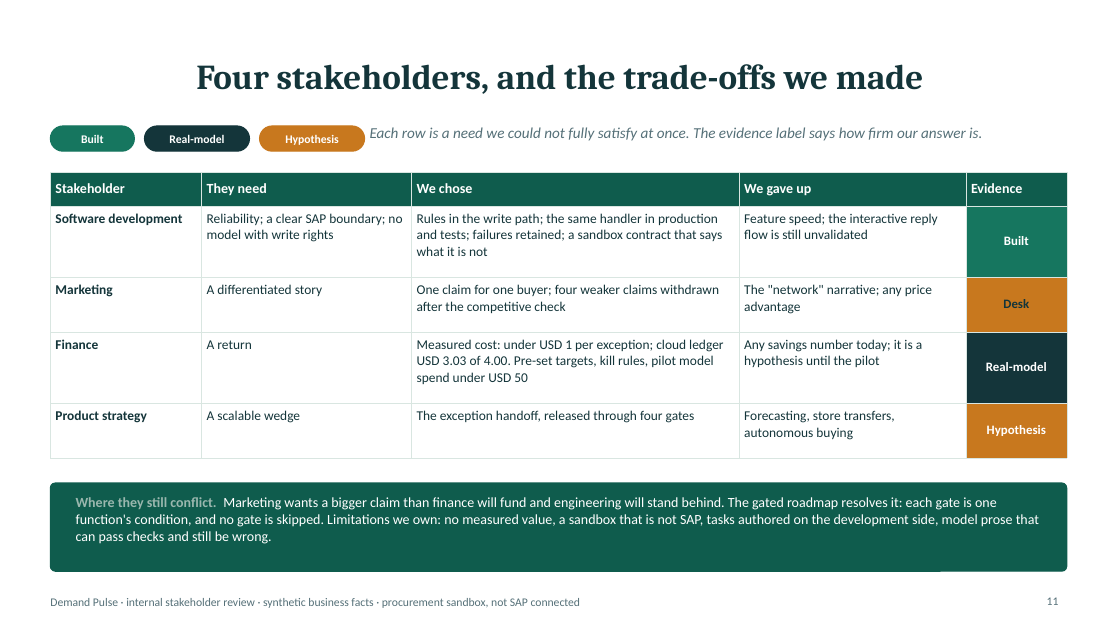
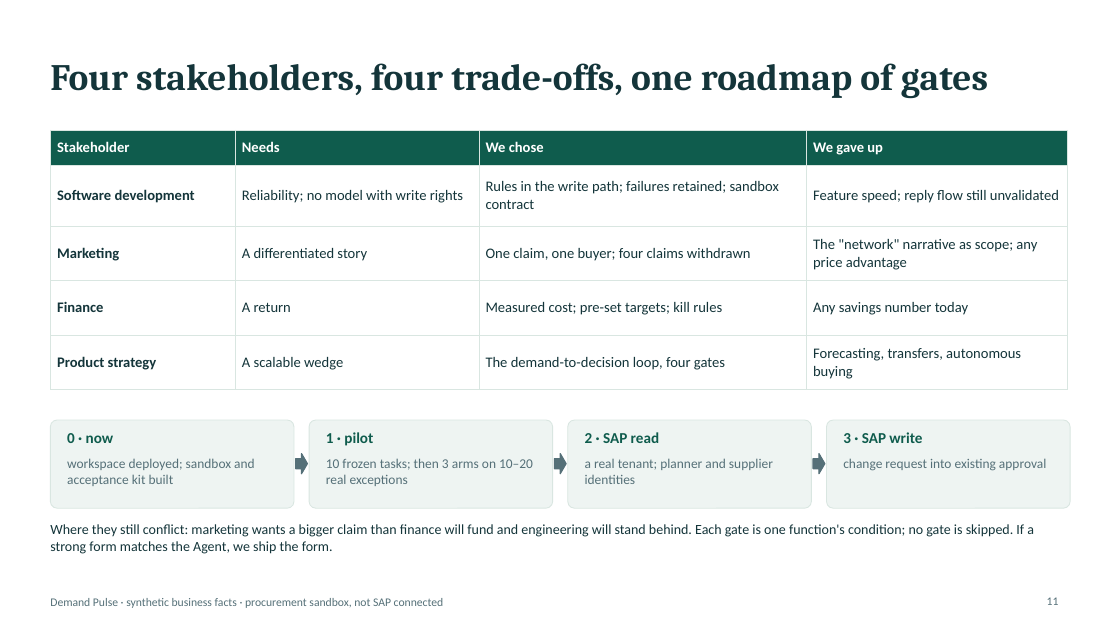
Before and after one commit to logisticPM/sap, a slide deck: slide 11 of presentations/SAP_Demand_Pulse_Business_Case_Deck.pptx. Drawn at 1120x630 pixels with LibreOffice and Linux fonts; fonts in the diff are those of the drawing. Boxes give left, top, right and bottom in pixels: in the first picture for what was removed or moved away, otherwise in the second. Text is boxed around its words. In the diff, an @@ line names an element or a change of style, - is before the commit and + after.

```diff
--- a/presentations/SAP_Demand_Pulse_Business_Case_Deck.pptx
+++ b/presentations/SAP_Demand_Pulse_Business_Case_Deck.pptx
@@ title at bbox=[50, 63, 988, 99]: text changed; size 30 to 32 pt @@
-Four stakeholders, and the trade-offs we made
+Four stakeholders, four trade-offs, one roadmap of gates
@@ table at bbox=[50, 130, 1067, 383] @@
-column 2: They need | Reliability; a clear SAP boundary; no model with write rights | A differentiated story | A return | A scalable wedge
-column 3: We chose | Rules in the write path; the same handler in production and tests; failures retained; a sandbox contract that says what it is not | One claim for one buyer; four weaker claims withdrawn after the competitive check | Measured cost: under USD 1 per exception; cloud ledger USD 3.03 of 4.00. Pre-set targets, kill rules, pilot model spend under USD 50 | The exception handoff, released through four gates
-column 4: We gave up | Feature speed; the interactive reply flow is still unvalidated | The "network" narrative; any price advantage | Any savings number today; it is a hypothesis until the pilot | Forecasting, store transfers, autonomous buying
-column 5: Evidence | Built | Desk | Real-model | Hypothesis
+column 2: Needs | Reliability; no model with write rights | A differentiated story | A return | A scalable wedge
+column 3: We chose | Rules in the write path; failures retained; sandbox contract | One claim, one buyer; four claims withdrawn | Measured cost; pre-set targets; kill rules | The demand-to-decision loop, four gates
+column 4: We gave up | Feature speed; reply flow still unvalidated | The "network" narrative as scope; any price advantage | Any savings number today | Forecasting, transfers, autonomous buying
@@ table: place and size @@
-table at bbox=[50, 172, 1067, 444]
+table at bbox=[50, 130, 1067, 383]
@@ rounded rectangle removed at bbox=[50, 126, 134, 151] @@
@@ text removed at bbox=[81, 135, 104, 143] @@
-Built
@@ rounded rectangle removed at bbox=[145, 126, 250, 151] @@
@@ text removed at bbox=[169, 134, 224, 143] @@
-Real-model
@@ rounded rectangle removed at bbox=[260, 126, 365, 151] @@
@@ text removed at bbox=[285, 135, 339, 145] @@
-Hypothesis
@@ text removed at bbox=[370, 127, 982, 141] @@
-Each row is a need we could not fully satisfy at once. The evidence label says how firm our answer is.
@@ rounded rectangle added at bbox=[50, 420, 294, 508], fill #EEF4F2, outline #D9E6E1 0.75 pt @@
@@ text added at bbox=[67, 433, 114, 443], 13 pt, text #0F5C4D, bold @@
+0 · now
@@ rounded rectangle added at bbox=[309, 420, 553, 508], fill #EEF4F2, outline #D9E6E1 0.75 pt @@
@@ text added at bbox=[326, 432, 373, 446], 13 pt, text #0F5C4D, bold @@
+1 · pilot
@@ rounded rectangle added at bbox=[568, 420, 812, 508], fill #EEF4F2, outline #D9E6E1 0.75 pt @@
@@ text added at bbox=[585, 432, 659, 443], 13 pt, text #0F5C4D, bold @@
+2 · SAP read
@@ rounded rectangle added at bbox=[827, 420, 1070, 508], fill #EEF4F2, outline #D9E6E1 0.75 pt @@
@@ text added at bbox=[843, 432, 922, 443], 13 pt, text #0F5C4D, bold @@
+3 · SAP write
@@ text added at bbox=[67, 458, 255, 486], 11.5 pt, text #557078 @@
+workspace deployed; sandbox and acceptance kit built
@@ right arrow added at bbox=[296, 454, 308, 474], fill #557078, outline #557078 1 pt @@
@@ text added at bbox=[326, 458, 533, 486], 11.5 pt, text #557078 @@
+10 frozen tasks; then 3 arms on 10–20 real exceptions
@@ right arrow added at bbox=[555, 454, 566, 474], fill #557078, outline #557078 1 pt @@
@@ text added at bbox=[585, 458, 773, 484], 11.5 pt, text #557078 @@
+a real tenant; planner and supplier identities
@@ right arrow added at bbox=[813, 454, 825, 474], fill #557078, outline #557078 1 pt @@
@@ text added at bbox=[843, 458, 1046, 471], 11.5 pt, text #557078 @@
+change request into existing approval
@@ rounded rectangle removed at bbox=[50, 483, 1067, 571] @@
@@ text at bbox=[50, 524, 1034, 554]: text changed; text colour #FFFFFF to #14353A @@
-Where they still conflict. Marketing wants a bigger claim than finance will fund and engineering will stand behind. The gated roadmap resolves it: each gate is one function's condition, and no gate is skipped. Limitations we own: no measured value, a sandbox that is not SAP, tasks authored on the development side, model prose that can pass checks and still be wrong.
+Where they still conflict: marketing wants a bigger claim than finance will fund and engineering will stand behind. Each gate is one function's condition; no gate is skipped. If a strong form matches the Agent, we ship the form.
@@ text at bbox=[50, 598, 444, 608]: text changed @@
-Demand Pulse · internal stakeholder review · synthetic business facts · procurement sandbox, not SAP connected
+Demand Pulse · synthetic business facts · procurement sandbox, not SAP connected
```
Also in this commit, not shown: 9 other slides changed, 4 slides added, 3 slides removed, 3 other files.
